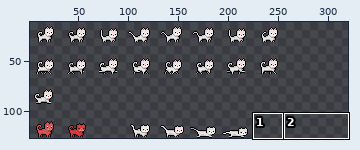
Two states of a sprite sheet, Assests/GatoBlanco/sprites/gato-normal.png. Above, an overview of the earlier version with the close-up marked.
Close-up. Before the edit:
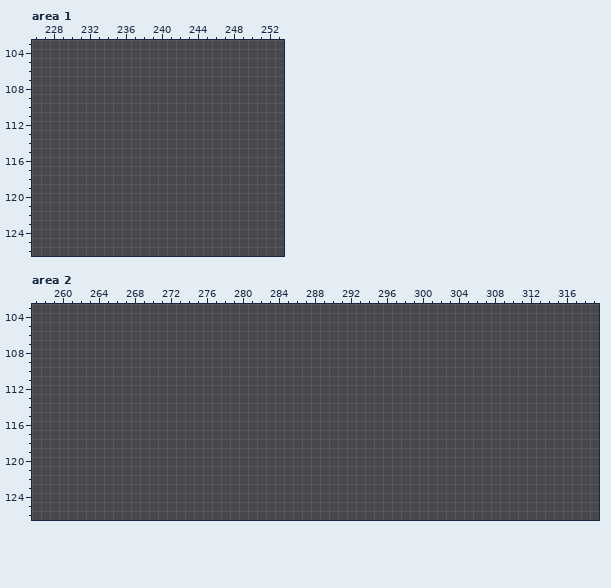
The file is 320x127 pixels. Shown: area 1: x 226..253, y 103..126; area 2: x 257..319, y 103..126. The wide view leaves out empty margins.
And afterwards:
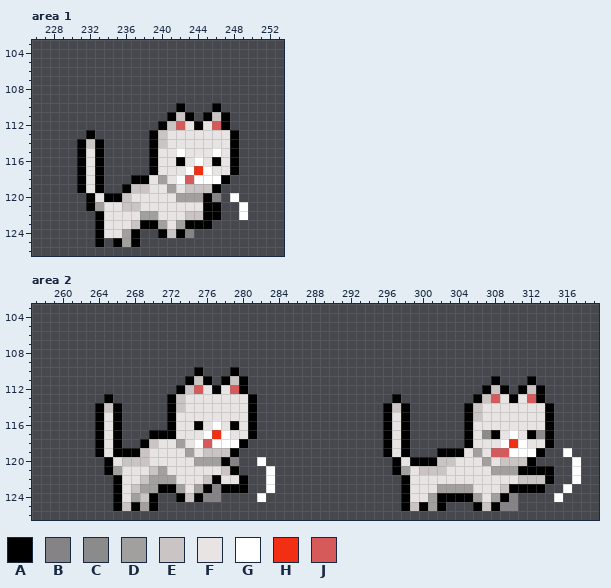
Palette (. is transparent): A #000000  B #858385  C #8b8b8b  D #a29f9f  E #cbc4c4  F #e8e4e4  G #ffffff  H #f22e13  J #d65a5a
Edits made:
Area 1:
y 110: x 242 . -> A; x 246 . -> A
y 111: x 241..243 ... -> AEA; x 245..247 ... -> AEA
y 112: x 240..247 ........ -> AEJFAFJA
y 113: x 232 . -> A; x 239..248 .......... -> AEFFFFFFFA
y 114: x 231..233 ... -> AEA; x 239..248 .......... -> AEFFFFFFFA
y 115: x 231..233 ... -> AFA; x 239..248 .......... -> AFFGFFFGFA
y 116: x 231..233 ... -> AFA; x 239..248 .......... -> AFFAFGFAFA
y 117: x 231..233 ... -> AFA; x 239..248 .......... -> AFFFGHGFFA
y 118: x 231..233 ... -> AFA; x 237..247 ........... -> AAFDFGJGGGA
y 119: x 231..233 ... -> AFA; x 236..246 ........... -> AEEFFDFEEEA
y 120: x 232..246 ............... -> AFAAEFFFFFDDDAB; x 248 . -> G
y 121: x 232..246 ............... -> ADFFEEFFFFFFFAA; x 249 . -> G
y 122: x 233..246 .............. -> AFFFFDDFFFEEAA; x 249 . -> G
y 123: x 233..245 ............. -> AFFFEAADFDAAA
y 124: x 233..237 ..... -> AFFDA; x 240..243 .... -> AEAB
y 125: x 233 . -> A; x 235..237 ... -> ADA
Area 2:
y 110: x 275 . -> A; x 279 . -> A
y 111: x 274..276 ... -> AEA; x 278..280 ... -> AEA; x 308 . -> A; x 312 . -> A
y 112: x 273..280 ........ -> AEJFAFJA; x 307..309 ... -> AEA; x 311..313 ... -> AEA
y 113: x 265 . -> A; x 272..281 .......... -> AEFFFFFFFA; x 297 . -> A; x 306..313 ........ -> AEJFAFJA
y 114: x 264..266 ... -> AEA; x 272..281 .......... -> AEFFFFFFFA; x 296..298 ... -> AEA; x 305..314 .......... -> AEFFFFFFFA
y 115: x 264..266 ... -> AFA; x 272..281 .......... -> AFFFFFFFFA; x 296..298 ... -> AFA; x 305..314 .......... -> AEFFFFFFFA
y 116: x 264..266 ... -> AFA; x 272..281 .......... -> AFFAFGFAFA; x 296..298 ... -> AFA; x 305..314 .......... -> AFFFFFFFFA
y 117: x 264..266 ... -> AFA; x 270..281 ............ -> AAAFFFGHGFFA; x 296..298 ... -> AFA; x 305..314 .......... -> AFCAFGFACA
y 118: x 264..266 ... -> AFA; x 269..280 ............ -> AEFFDFGJGGGA; x 296..298 ... -> AFA; x 305..314 .......... -> AFFFGHGFFA
y 119: x 264..279 ................ -> AFAAAEFFFFDFEEEA; x 296..298 ... -> AFA; x 302..313 ............ -> AAAFDFJJGGGA; x 316 . -> G
y 120: x 265..279 ............... -> AFEEEFFFFFDDDAB; x 282 . -> G; x 297..312 ................ -> AFAAAEEFFFDFEEEA; x 317 . -> G
y 121: x 265..279 ............... -> ADFFFEDFFFFFFEA; x 283 . -> G; x 297..314 .................. -> ADFEEEFFFFFDDDAAAA; x 317 . -> G
y 122: x 266..280 ............... -> AFFEDDDFFFEAFFA; x 283 . -> G; x 298..314 ................. -> AFFFFFFFFFFFFEEEA; x 317 . -> G
y 123: x 266..280 ............... -> AFEDDAADFDABAAA; x 283 . -> G; x 298..313 ................ -> AFFFDDDDFFFEAAAA; x 316 . -> G
y 124: x 266..270 ..... -> AFDEA; x 273..277 ..... -> AEABB; x 282 . -> G; x 298..310 ............. -> AFFDAAAADFDAB; x 315 . -> G
y 125: x 266..270 ..... -> AEADA; x 298..302 ..... -> AEADA; x 306..310 ..... -> AEABB
Boxes around the changes in both close-ups, in picture pixels (x1, y1, x2, y2):
added: (77, 103, 248, 247)
added: (95, 367, 275, 511)
added: (383, 376, 581, 511)
